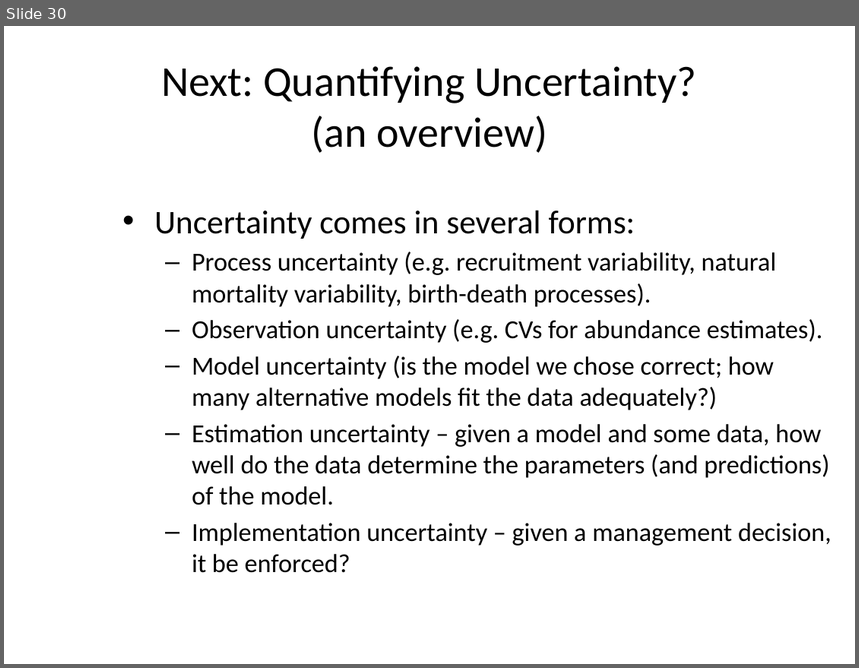
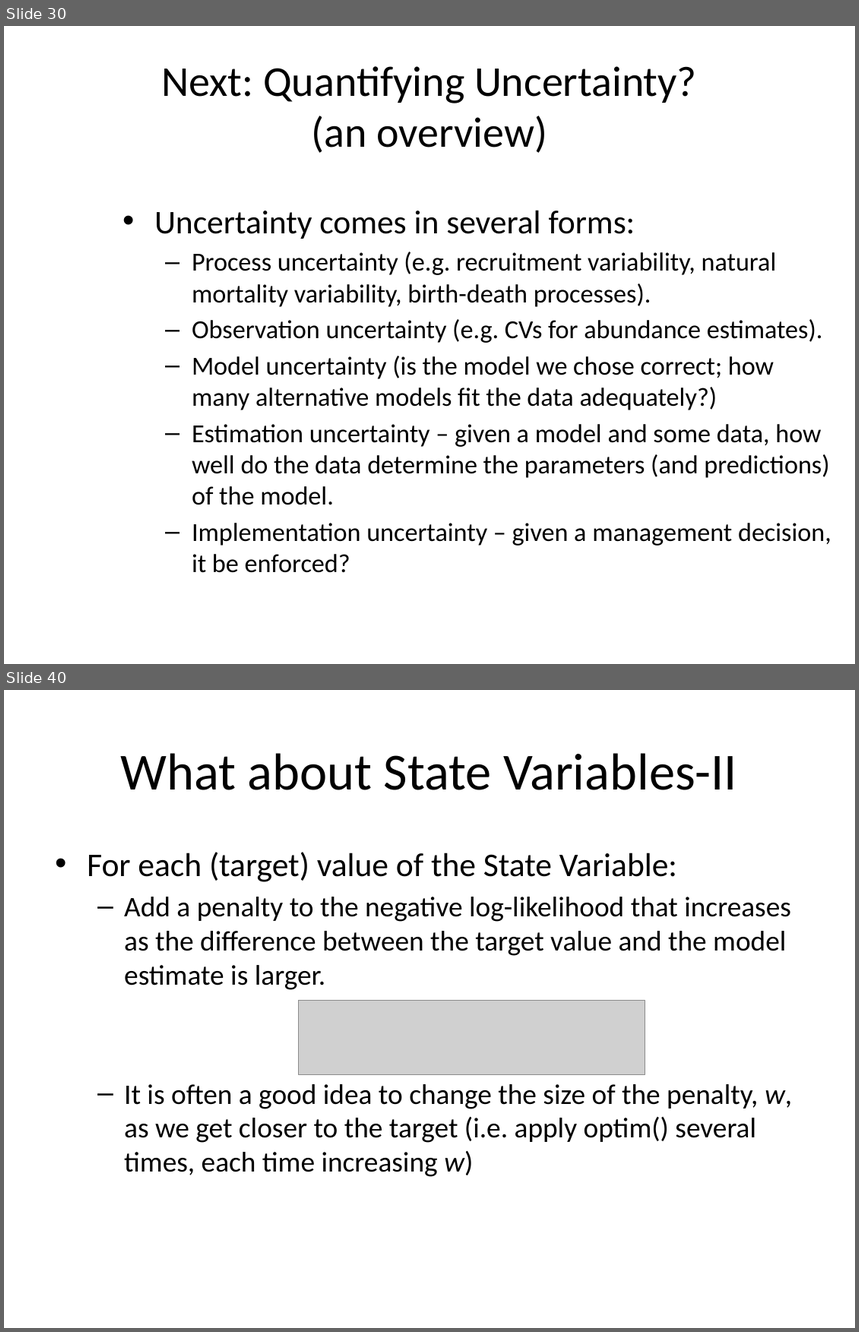
Before and after one commit to rwildermuth/FayLabExamples, a slide deck: Estimation.pptx. Shown one above the other, each under a label of ours: slide 30 before the commit, slides 30 and 40 after it; the slides between them are not shown. The pictures are 859x668 and 859x1332 pixels, drawn with LibreOffice and Linux fonts; fonts in the diff are those of the drawing; grey boxes stand for pictures. Boxes give left, top, right and bottom in pixels: in the first picture for what was removed or moved away, otherwise in the second. Text is boxed around its words. In the diff, an @@ line names an element or a change of style, - is before the commit and + after.

Commit message:
files updated to include likelihood profile work for Apr 8 2015

```diff
--- a/Estimation.pptx
+++ b/Estimation.pptx
@@ slide 40 added at (x1=4, y1=690, x2=855, y2=1328), background #FFFFFF @@
@@ title added at (x1=121, y1=753, x2=737, y2=790), 44 pt, text #000000 @@
+What about State Variables-II
@@ text added at (x1=87, y1=852, x2=792, y2=1177), 24 pt, text #000000 @@
+• For each (target) value of the State Variable:
+  – Add a penalty to the negative log-likelihood that increases as the difference between the target value and the model estimate is larger.
+  – It is often a good idea to change the size of the penalty, w, as we get closer to the target (i.e. apply optim() several times, each time increasing w)
@@ picture added at (x1=299, y1=1000, x2=645, y2=1075) @@
```
Also in this commit, not shown: 10 other slides added, 1 other file.
